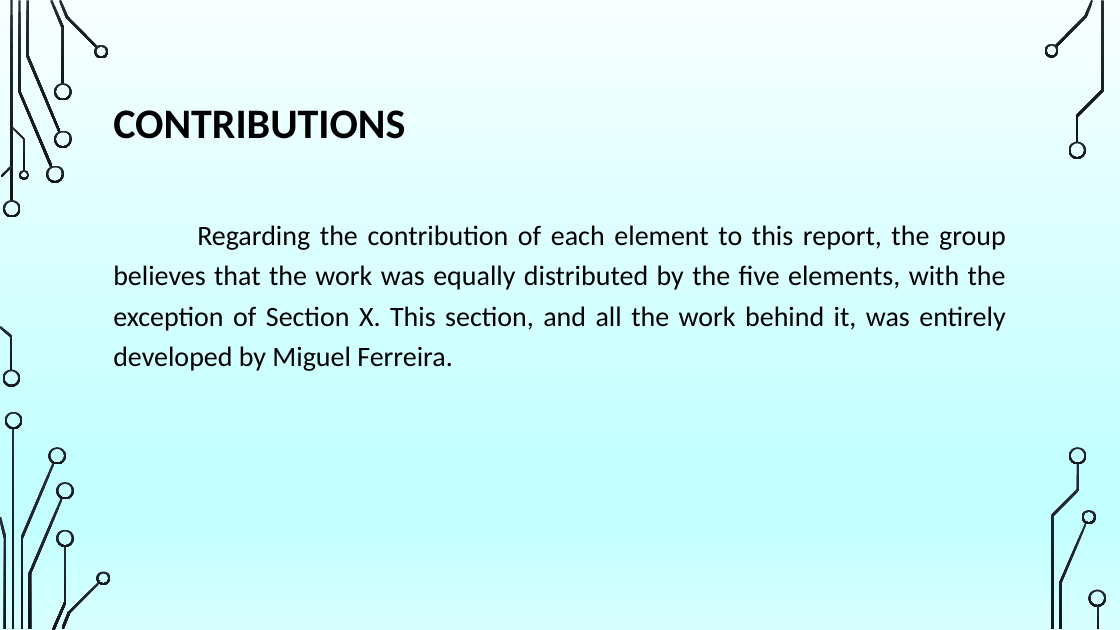
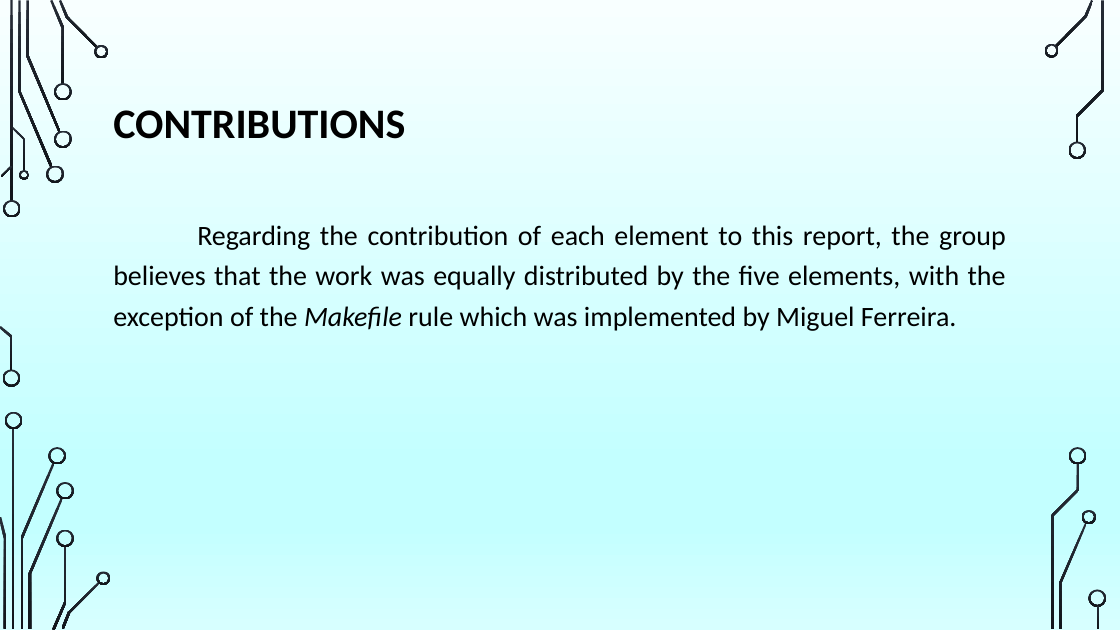
Before and after one commit to dianamoreira/thefuck, a slide deck: slide 21 of ArchSW-docs/The Fuck.pptx. Drawn at 1120x630 pixels with LibreOffice and Linux fonts; fonts in the diff are those of the drawing; background and template pictures are left out. Boxes give left, top, right and bottom in pixels: in the first picture for what was removed or moved away, otherwise in the second. Text is boxed around its words. In the diff, an @@ line names an element or a change of style, - is before the commit and + after.

Commit message:
adding "makefile rule" section to PowerPoint

```diff
--- a/ArchSW-docs/The Fuck.pptx
+++ b/ArchSW-docs/The Fuck.pptx
@@ text at (113,225,1006,331): text changed @@
-Regarding the contribution of each element to this report, the group believes that the work was equally distributed by the five elements, with the exception of Section X. This section, and all the work behind it, was entirely developed by Miguel Ferreira.
+Regarding the contribution of each element to this report, the group believes that the work was equally distributed by the five elements, with the exception of the Makefile rule which was implemented by Miguel Ferreira.
```
Also in this commit, not shown: 1 slide added, 1 slide removed.
